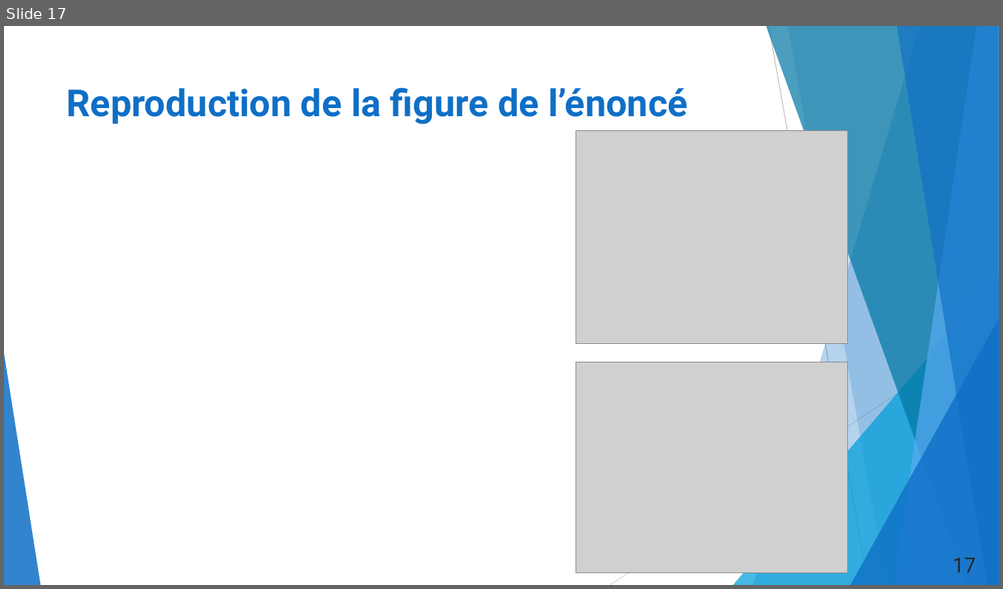
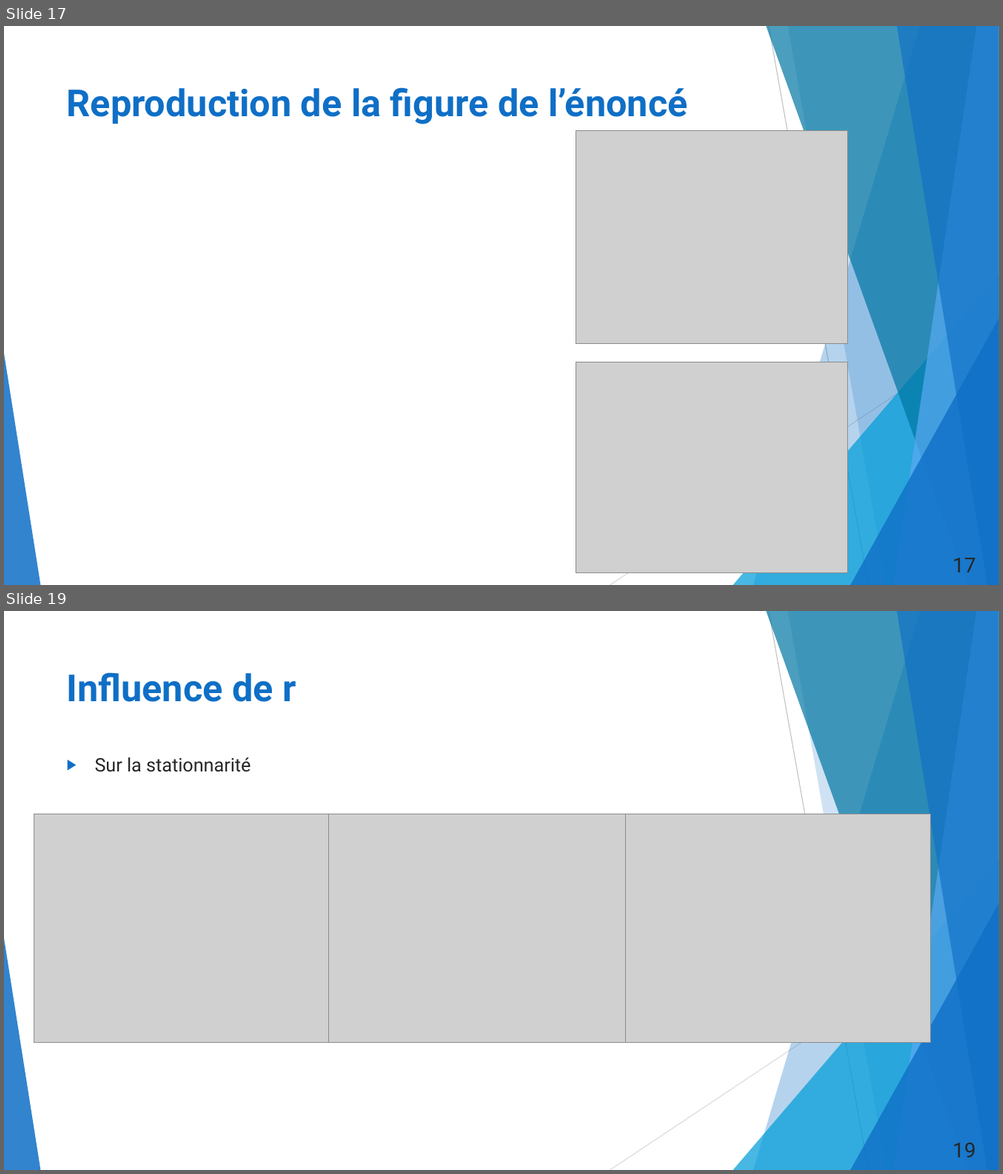
Before and after one commit to duynslaeger/projet_simulation_physique_Swift_Hohenberg, a slide deck: Présentation_LPHYS1303.pptx. Shown one above the other, each under a label of ours: slide 17 before the commit, slides 17 and 19 after it; the slides between them are not shown. The pictures are 1003x589 and 1003x1174 pixels, drawn with LibreOffice and Linux fonts; fonts in the diff are those of the drawing; grey boxes stand for pictures. Boxes give left, top, right and bottom in pixels: in the first picture for what was removed or moved away, otherwise in the second. Text is boxed around its words. In the diff, an @@ line names an element or a change of style, - is before the commit and + after.

```diff
--- a/Présentation_LPHYS1303.pptx
+++ b/Présentation_LPHYS1303.pptx
@@ slide 19 added at bbox=[4, 611, 999, 1170], background #FFFFFF; not listed: 10 template elements that a slide beside it also shows @@
@@ title added at bbox=[67, 672, 296, 702], 36 pt, text #0F6FC6, bold @@
+Influence de r
@@ text added at bbox=[95, 758, 250, 772], 18 pt, text #262626 @@
+▶ Sur la stationnarité
@@ picture added at bbox=[34, 814, 339, 1043] @@
@@ picture added at bbox=[329, 814, 634, 1043] @@
@@ picture added at bbox=[626, 814, 930, 1043] @@
@@ page number added at bbox=[952, 1143, 975, 1158], 20 pt, text #262626 @@
+19
```
Also in this commit, not shown: 3 slides changed, 1 other slide added, 1 other file.
